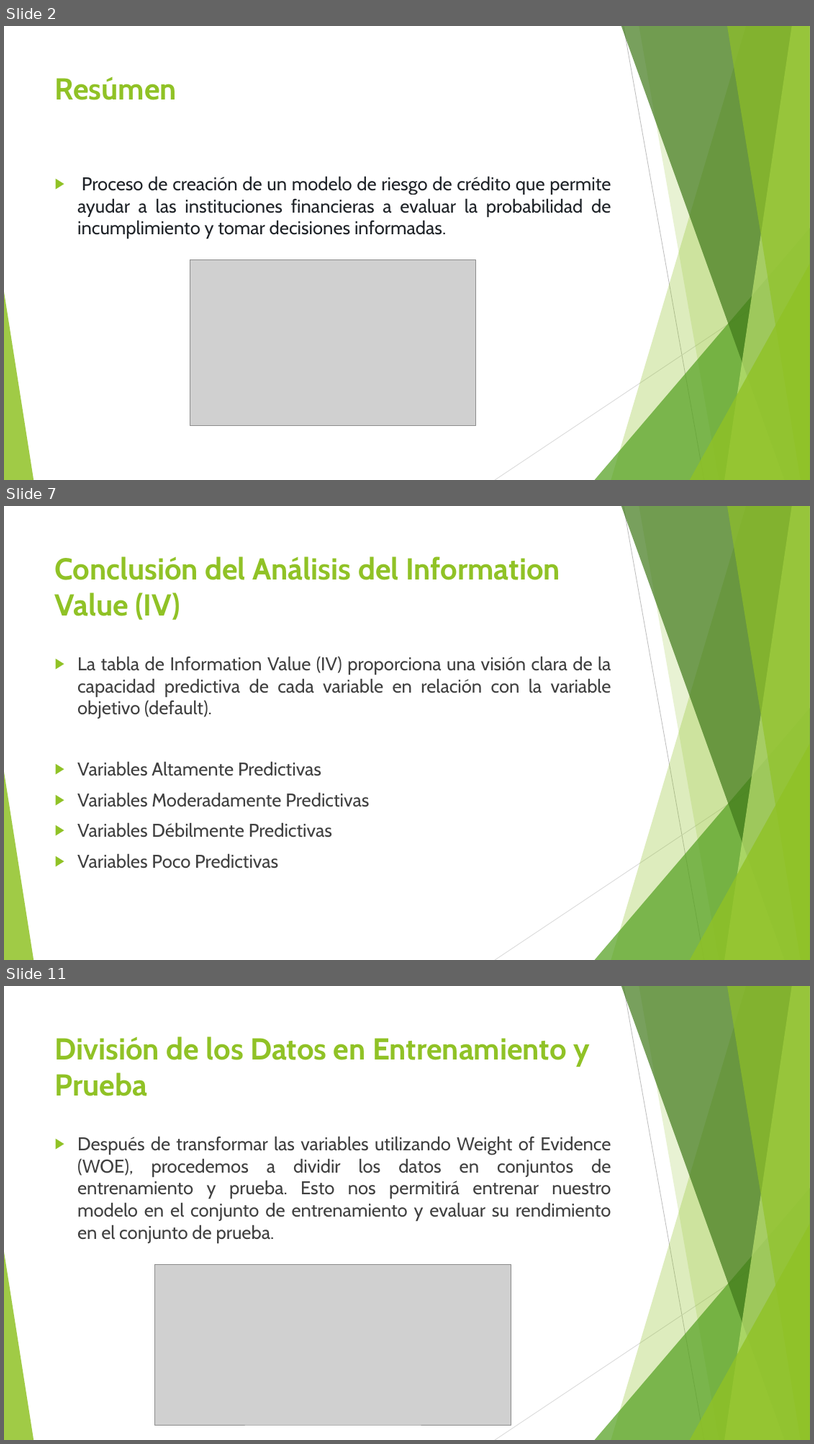
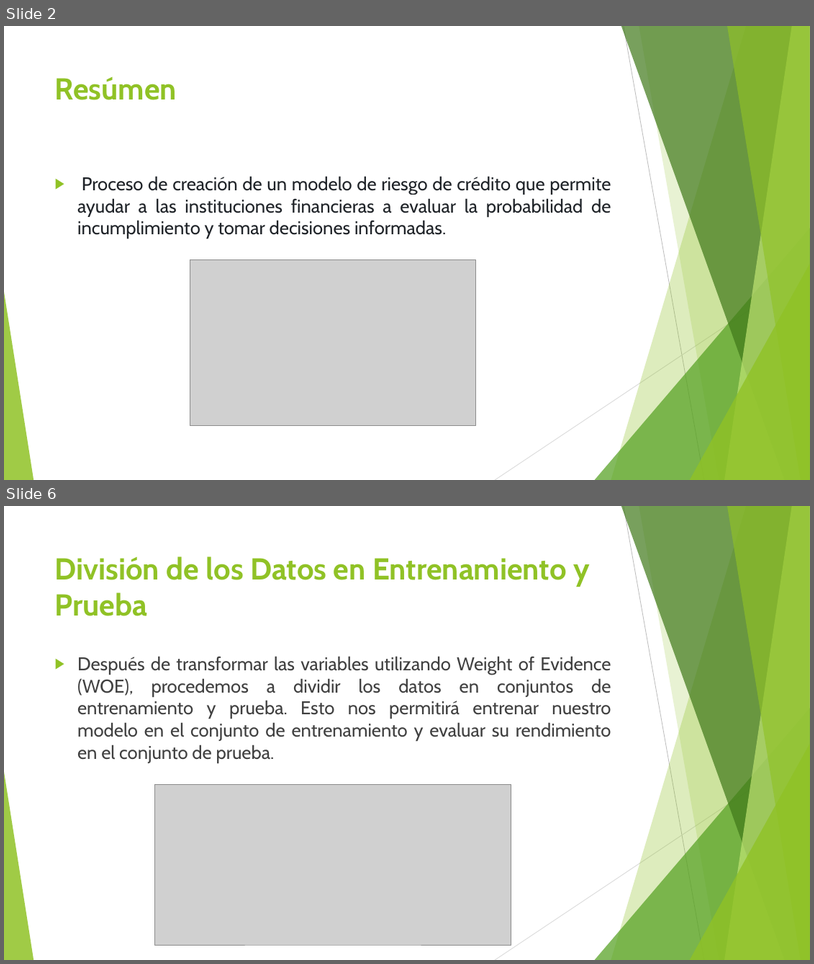
Before and after one commit to OscarSantosMu/azure-ml-projects, a slide deck: projects/RiskAnalyzers_project/presentation/riskanalyzers_presentacion.pptx. Shown one above the other, each under a label of ours: slides 2, 7 and 11 before the commit, slides 2 and 6 after it; the slides between them are not shown. The pictures are 814x1444 and 814x964 pixels, drawn with LibreOffice and Linux fonts; fonts in the diff are those of the drawing; grey boxes stand for pictures. Boxes give left, top, right and bottom in pixels: in the first picture for what was removed or moved away, otherwise in the second. Text is boxed around its words. In the diff, an @@ line names an element or a change of style, - is before the commit and + after.

```diff
--- a/projects/RiskAnalyzers_project/presentation/riskanalyzers_presentacion.pptx
+++ b/projects/RiskAnalyzers_project/presentation/riskanalyzers_presentacion.pptx
@@ slide 7 removed at [4, 506, 810, 960], background #FFFFFF; not listed: 10 template elements that a slide beside it also shows @@
@@ title removed at [55, 556, 561, 620] @@
-Conclusión del Análisis del Information Value (IV)
@@ text removed at [77, 656, 612, 868] @@
-▶ La tabla de Information Value (IV) proporciona una visión clara de la capacidad predictiva de cada variable en relación con la variable objetivo (default).
-▶ Variables Altamente Predictivas
-▶ Variables Moderadamente Predictivas
-▶ Variables Débilmente Predictivas
-▶ Variables Poco Predictivas
@@ what was slide 11 is now slide 6 @@
```
Also in this commit, not shown: 3 slides changed, 1 slide added, 5 other slides removed.
